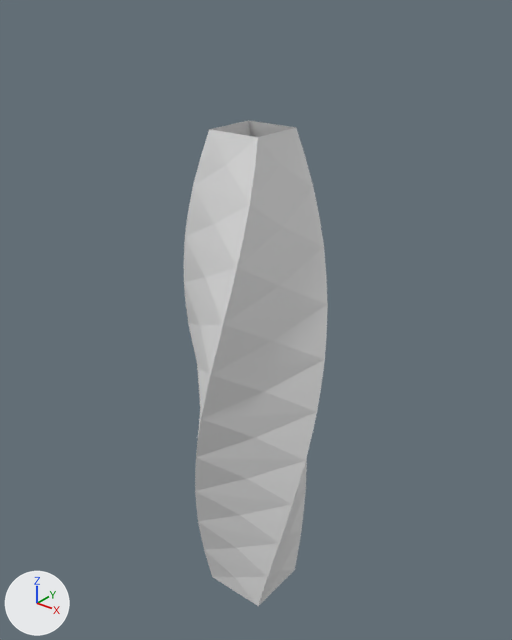
What one commit did to the Blender file Frontend/3D Source Files/Buildings/Skyscraper2.blend.
One viewpoint serves both versions: a 50 mm lens placed at (11.37, -14.08, 18.39), pointed at (-0.19, 0.36, 9.43). The axes (+X, +Y, +Z) are drawn at lower left. The lights are the same throughout.
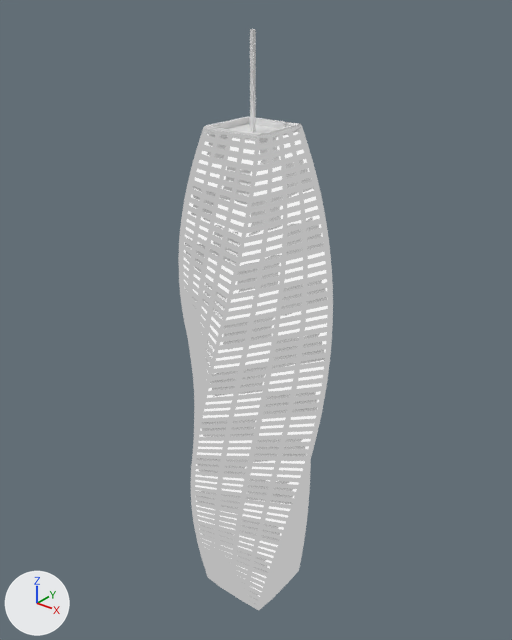
Changed parts and their boxes [x1, y1, x2, y2] in the pictures (512 x 640 px):
'Plane', shown
    after: [178, 125, 333, 611]
'Skyscraper2_top', added
    after: [204, 29, 301, 142]
'Plane.002', unchanged, covered by the edit
    before: [184, 120, 328, 606]
    after: [185, 134, 327, 605]

Patch to the scene script:
```diff
--- a/Frontend/3D Source Files/Buildings/Skyscraper2.blend.py
+++ b/Frontend/3D Source Files/Buildings/Skyscraper2.blend.py
@@ mat_glass @@
+mat_glass = emission_material('Glass')
+mat_glass.base_color = (0.9, 0.9, 0.9)  # white #f3f3f3
@@ mat_coating @@
+mat_coating = emission_material('Coating')
+mat_coating.base_color = (0.485, 0.485, 0.485)  # grey #b9b9b9
@@ me_plane_004 @@
 me_plane_004.from_pydata(...)  # 4 vertices, 1 face; spans x -1.0..1.0, y -1.0..1.0, z 0.0
+me_plane_004.materials.append(mat_glass)  # white #f3f3f3
+me_plane_004.materials.append(mat_coating)  # grey #b9b9b9
@@ me_plane_006_1 @@
+me_plane_006_1.from_pydata(...)  # 24 vertices, 22 faces; spans x -0.86..0.86, y -0.86..0.86, z 0.0..2.39
@@ ob_plane @@
 _m = ob_plane.modifiers.new('Wireframe', 'WIREFRAME')
 _m.use_replace = False
-ob_plane.hide_set(True)  # its collection is switched off
+_m.material_offset = 1
@@ ob_skyscraper2_top @@
+ob_skyscraper2_top = bpy.data.objects.new('Skyscraper2_top', me_plane_006_1)
+ob_skyscraper2_top.location = (0.0, 0.0, 14.86)
```
